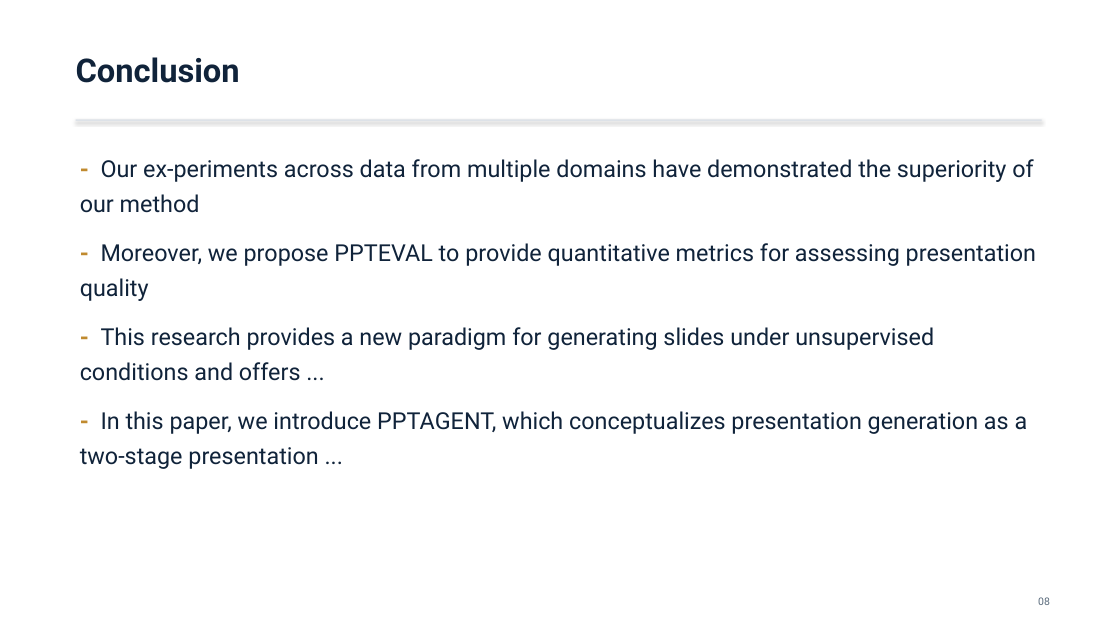
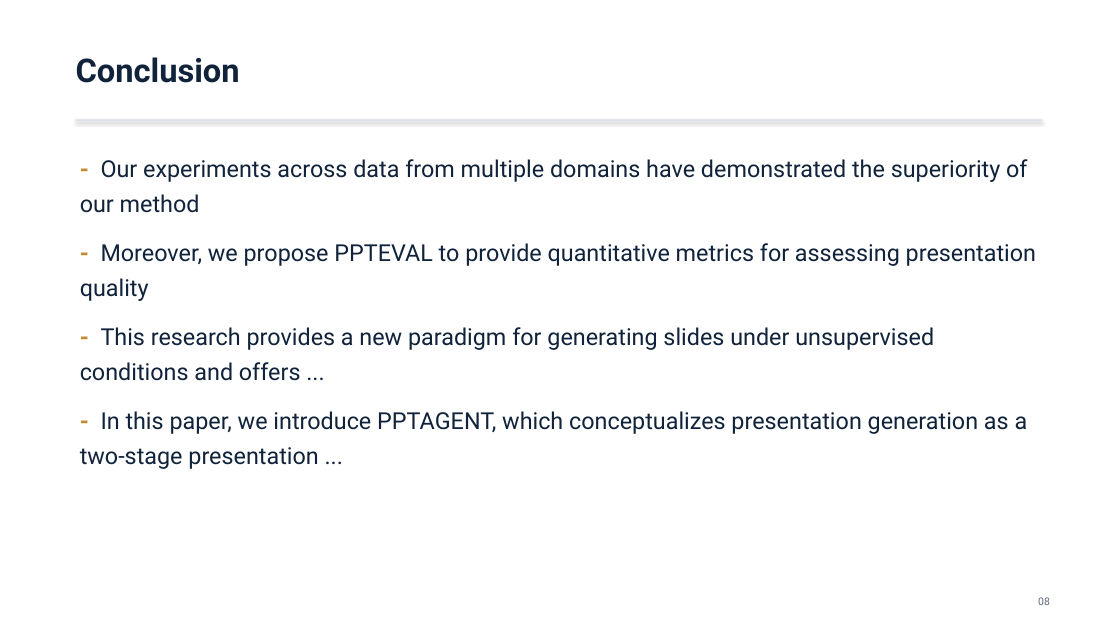
Before and after one commit to Mizuki0215/capstone-ppt-agent, a slide deck: slide 8 of out/PPTAgent_2501.03936.pptx. Drawn at 1120x630 pixels with LibreOffice and Linux fonts; fonts in the diff are those of the drawing. Boxes give left, top, right and bottom in pixels: in the first picture for what was removed or moved away, otherwise in the second. Text is boxed around its words. In the diff, an @@ line names an element or a change of style, - is before the commit and + after.

```diff
--- a/out/PPTAgent_2501.03936.pptx
+++ b/out/PPTAgent_2501.03936.pptx
@@ text at [80, 159, 1027, 213]: text changed @@
-- Our ex-periments across data from multiple domains have demonstrated the superiority of our method
+- Our experiments across data from multiple domains have demonstrated the superiority of our method
```
Also in this commit, not shown: 3 other slides changed, 8 other files.
